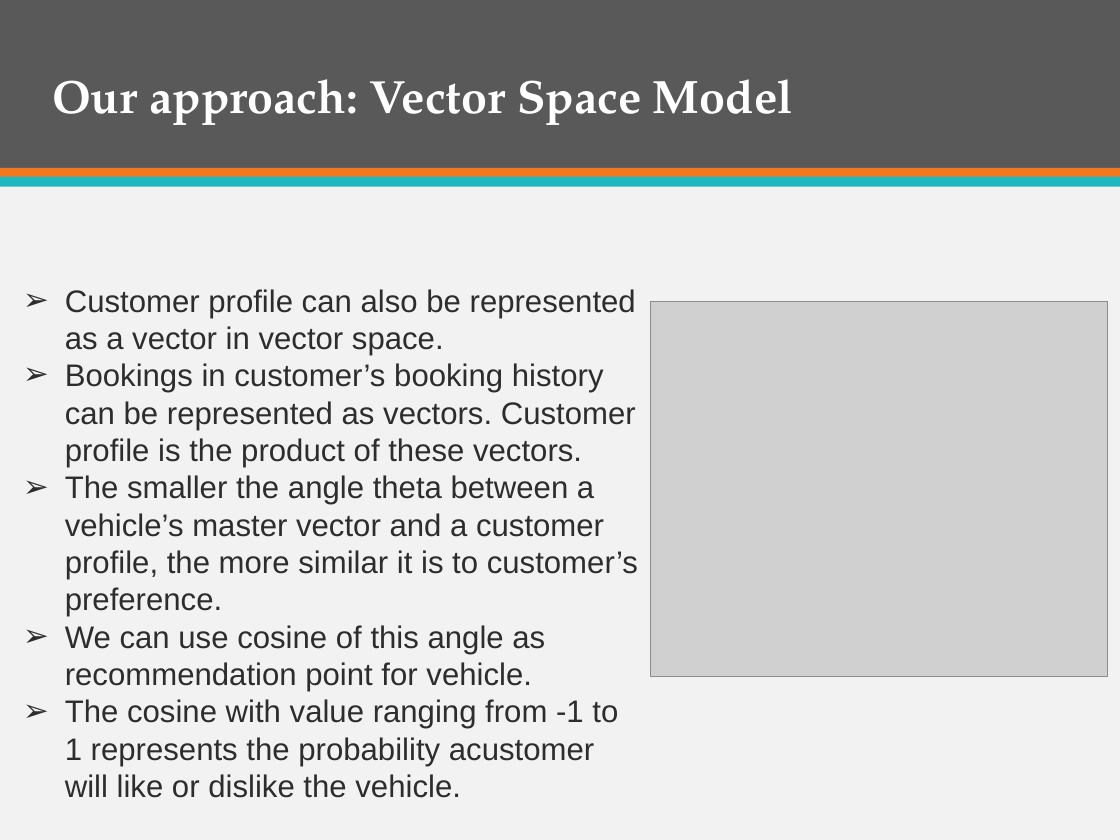
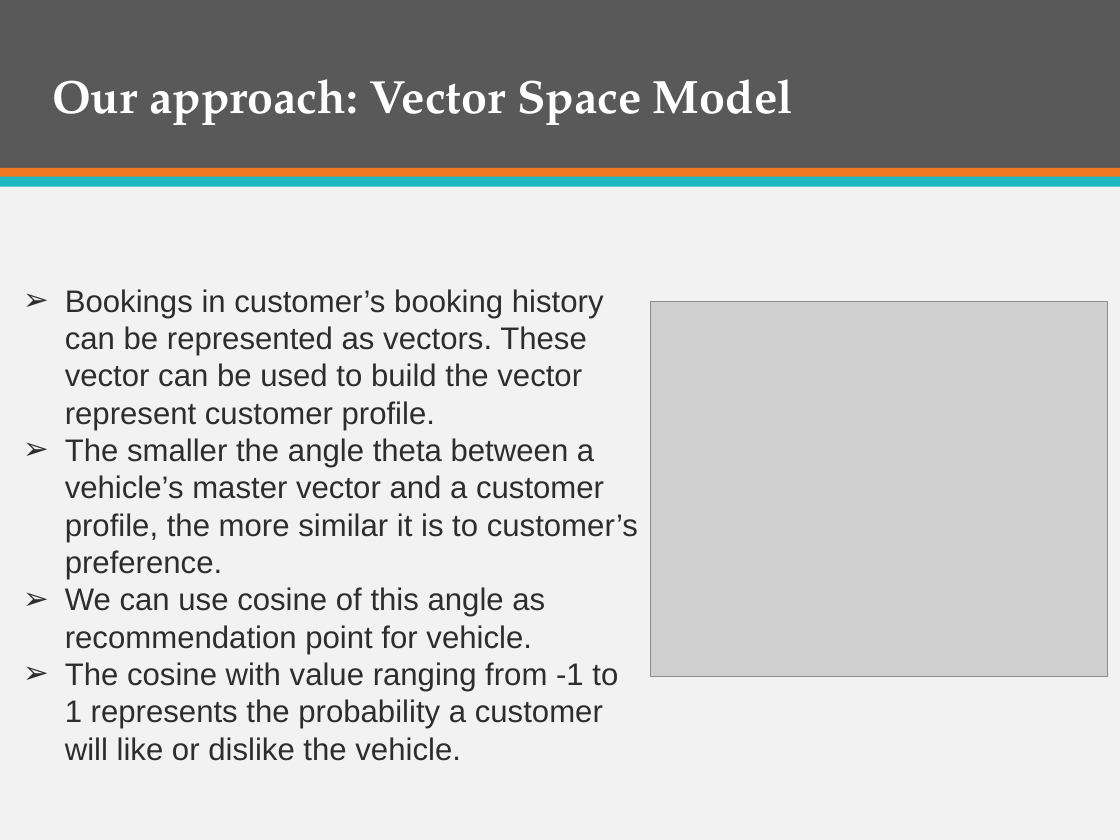
Before and after one commit to firzgard/CarRentalPortal, a slide deck: slide 50 of slide/CAR RENTAL PORTAL-Official.pptx. Drawn at 1120x840 pixels with LibreOffice and Linux fonts; fonts in the diff are those of the drawing; grey boxes stand for pictures. Boxes give left, top, right and bottom in pixels: in the first picture for what was removed or moved away, otherwise in the second. Text is boxed around its words. In the diff, an @@ line names an element or a change of style, - is before the commit and + after.

Commit message:
update slide

```diff
--- a/slide/CAR RENTAL PORTAL-Official.pptx
+++ b/slide/CAR RENTAL PORTAL-Official.pptx
@@ text at box(65, 289, 604, 430): text changed @@
-➢ Customer profile can also be represented as a vector in vector space.
-➢ Bookings in customer’s booking history can be represented as vectors. Customer profile is the product of these vectors.
+➢ Bookings in customer’s booking history can be represented as vectors. These vector can be used to build the vector represent customer profile.
@@ text at box(65, 662, 618, 761): spaces changed @@
-➢ The cosine with value ranging from -1 to 1 represents the probability acustomer will like or dislike the vehicle.
+➢ The cosine with value ranging from -1 to 1 represents the probability a customer will like or dislike the vehicle.
```
Also in this commit, not shown: 2 other slides changed.
